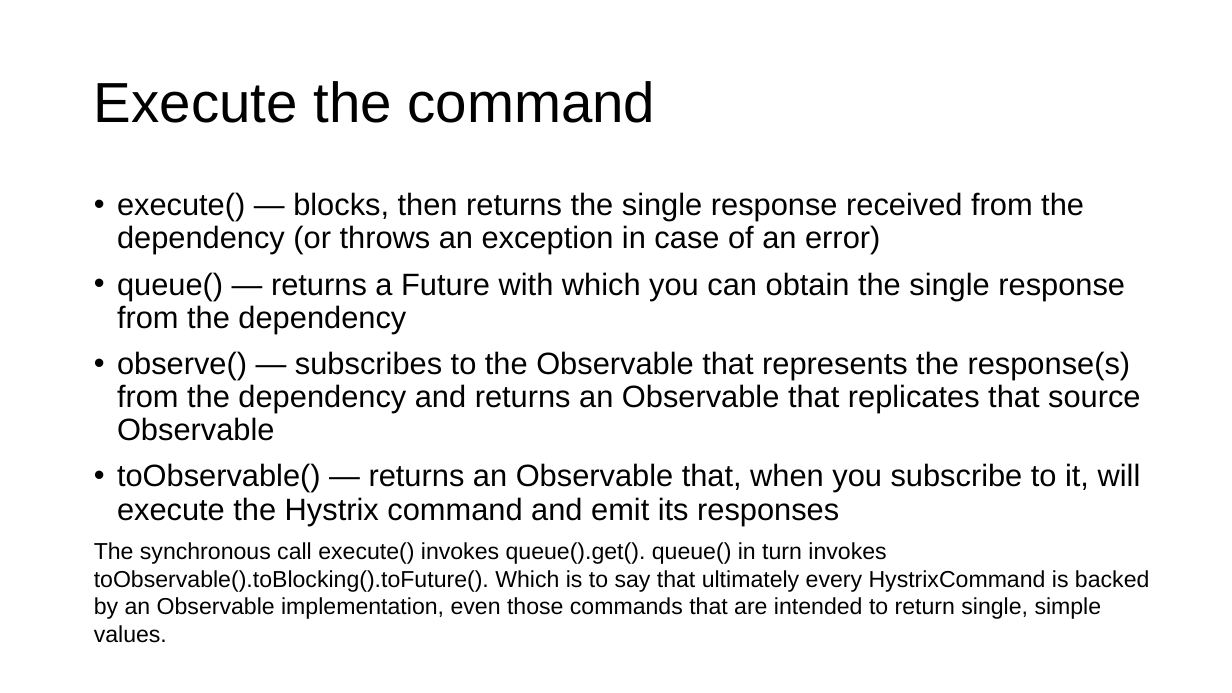
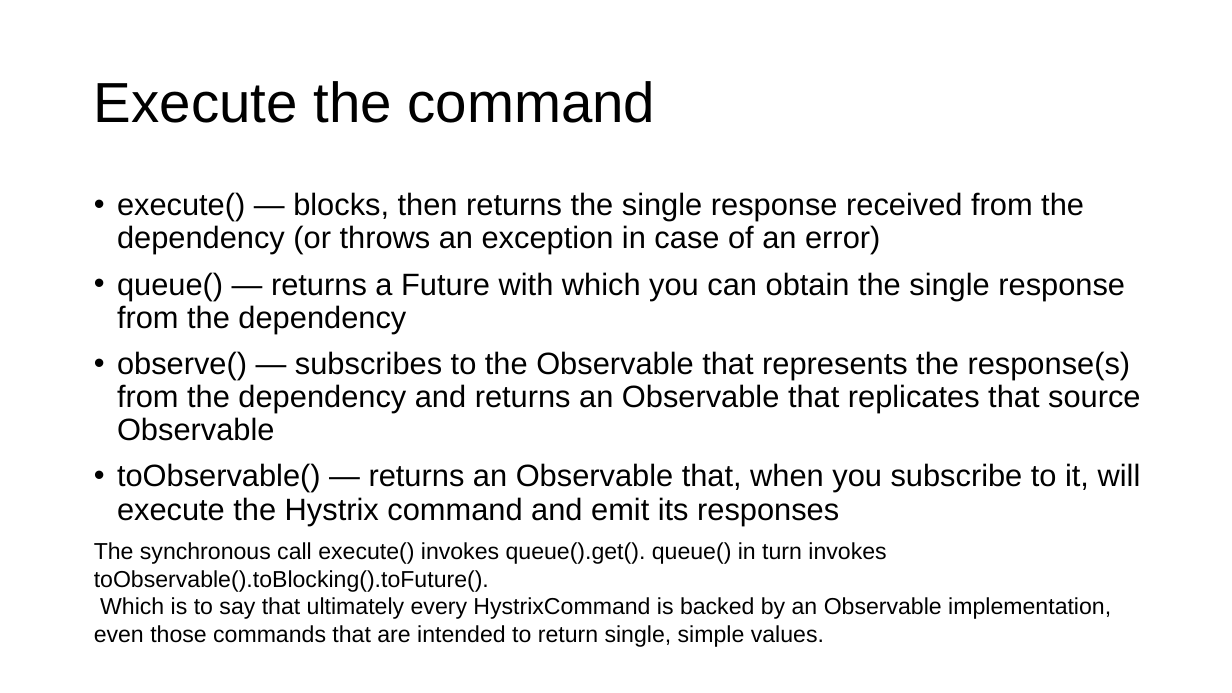
Before and after one commit to zy475459736/progress, a slide deck: slide 4 of springboot/hystrix/hystrix.pptx. Drawn at 1232x693 pixels with LibreOffice and Linux fonts; fonts in the diff are those of the drawing. Boxes give left, top, right and bottom in pixels: in the first picture for what was removed or moved away, otherwise in the second. Text is boxed around its words. In the diff, an @@ line names an element or a change of style, - is before the commit and + after.

```diff
--- a/springboot/hystrix/hystrix.pptx
+++ b/springboot/hystrix/hystrix.pptx
@@ text at bbox=[94, 542, 1111, 647]: text changed @@
-The synchronous call execute() invokes queue().get(). queue() in turn invokes toObservable().toBlocking().toFuture(). Which is to say that ultimately every HystrixCommand is backed by an Observable implementation, even those commands that are intended to return single, simple values.
+The synchronous call execute() invokes queue().get(). queue() in turn invokes toObservable().toBlocking().toFuture().
+Which is to say that ultimately every HystrixCommand is backed by an Observable implementation, even those commands that are intended to return single, simple values.
```
Also in this commit, not shown: 10 other slides changed, 15 slides added, 1 slide removed.
